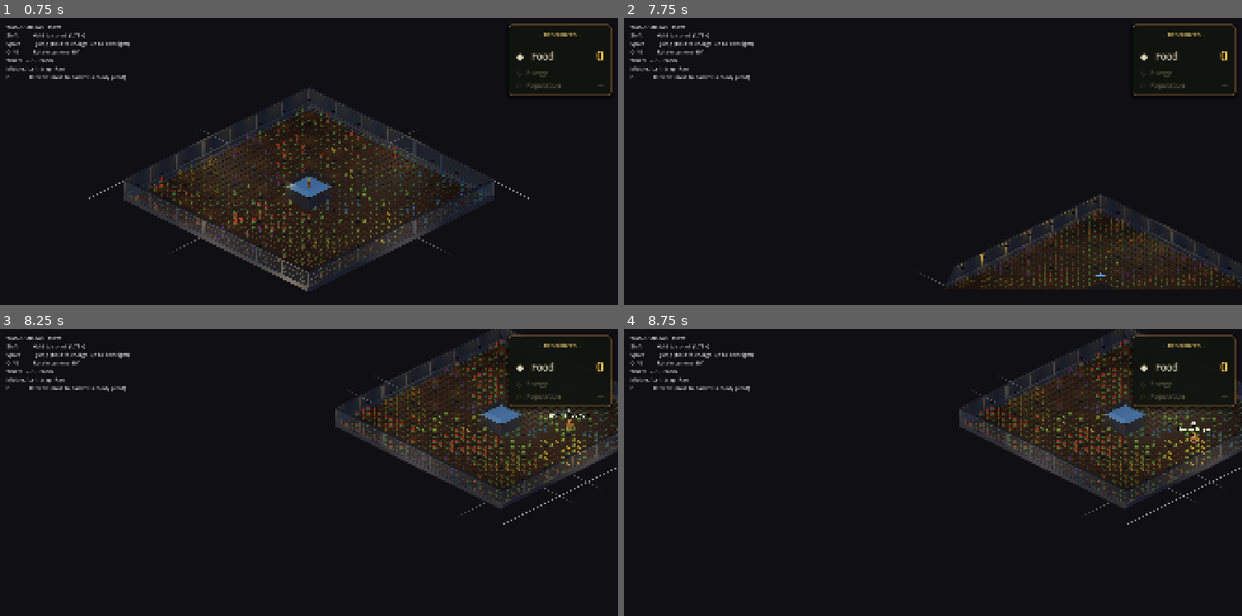
Above: before the commit, frames 1-4 (two rows, left to right).
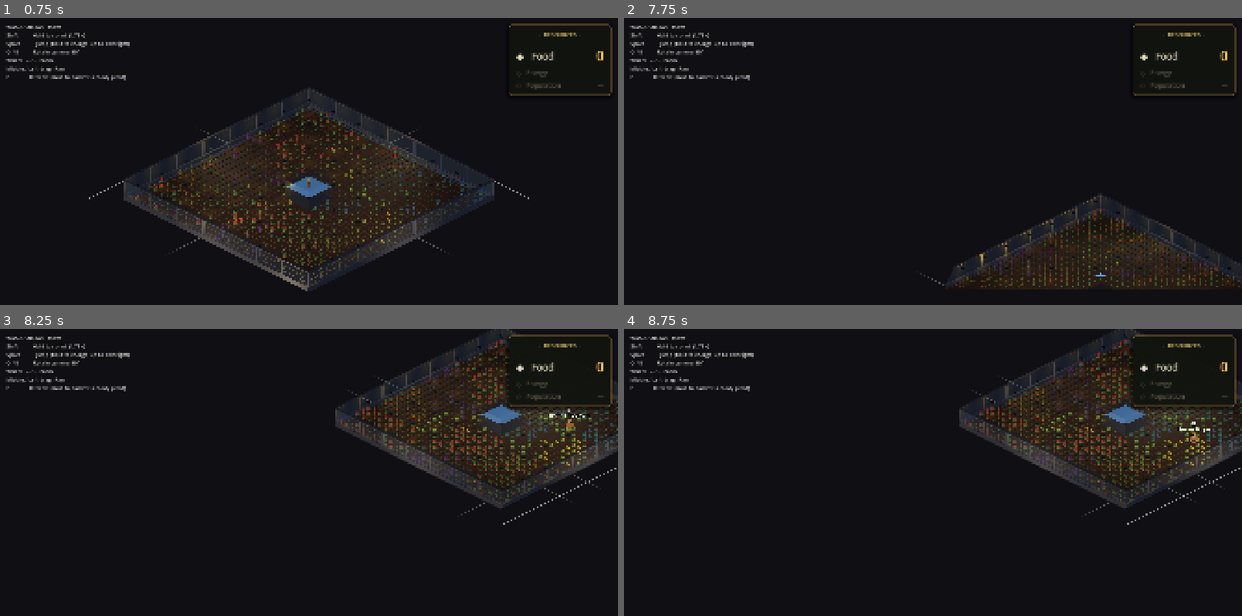
Above: after the commit, the same moments.

Repository: jaredclarkgay/space-tower-iso
Game: Godot game, scene res://scenes/iso_prototype/iso_prototype.tscn
The game is run twice, just before and just after one commit, with the same random seed, the same clock (stepped at 60 frames per second) and the same inputs.
Inputs (mouse positions are in pixels of both pictures, inside the frame that each line leads up to):
- Up to frame 1 (0.75 s): tap Enter at 0.5 s; move the mouse to (444, 172) at 0.52 s; hold D (move_right) from 0.53 s (still down); hold Middle mouse button (camera_pan) from 0.53 s (still down); click (444, 172) at 0.67 s
- Up to frame 2 (7.75 s): tap Space (jump) at 0.77, 1.25, 2.75, 3.77, 4.25, 6.77 s; release D (move_right) at 1.25 s; release Middle mouse button (camera_pan) at 1.25 s; drag from (809, 210) to (902, 261) at 1.27 s; tap Enter at 2, 3.5 s; move the mouse to (994, 115) at 2.02 s; hold D (move_right) 2.03-2.75 s; hold R (camera_rotate_right) 2.03-2.75 s; drag from (902, 261) to (747, 138) at 2.77 s; move the mouse to (1118, 244) at 3.52 s; hold A (move_left) 3.53-4.25 s; hold Mouse wheel down (camera_zoom_out) 3.53-4.25 s; tap Escape at 4.15 s; drag from (747, 138) to (840, 104) at 4.27 s; move the mouse to (963, 190) at 5.02 s; hold S (move_down) 5.03-5.75 s; hold Shift (sprint) 5.03-5.75 s; click (963, 190) at 5.17 s; drag from (840, 104) to (809, 210) at 5.77 s; move the mouse to (1068, 172) at 6.52 s; hold W (move_up) 6.53-7.25 s; tap 9 at 6.6 s; drag from (809, 210) to (902, 261) at 7.27 s
- Up to frame 3 (8.25 s): move the mouse to (370, 426) at 8.02 s; hold S (move_down) from 8.03 s (still down); hold Q (camera_rotate_left) from 8.03 s (still down)
- Up to frame 4 (8.75 s): keep holding S (move_down); keep holding Q (camera_rotate_left)

Frame 1 is identical in both runs. In frame 2, less than 0.1% of the frame differs, in the area x 57-95%, y 79-91%; in frame 3, 0.1%; in frame 4, 0.2%, in the area x 66-100%, y 13-52%.

Commit message:
feat(iso): camera close-up on Cody chat + Eggplant 60 s regrow cycle
Two operator iterations.

1. Dialogue close-up. When the player opens a Cody chat, the camera
   tweens in to focus on the midpoint between player and Cody at a
   tight ortho size; tweens back out when the chat closes.

   Plumbing:
   - GameState gains dialogue_open := false. iso_robot.open_dialogue
     sets it true; close_dialogue clears it.
   - iso_camera now @export iso_player_path + iso_robot_path. Each
     frame it watches _gs.dialogue_open for transitions and fires
     _enter_dialogue_focus / _exit_dialogue_focus.
   - _enter_dialogue_focus saves the current pivot global_position +
     orthographic size, computes the (player + robot) midpoint at
     y=1.0, and runs a parallel TRANS_QUAD/EASE_OUT tween over
     CAMERA_DIALOGUE_FOCUS_DURATION (0.6 s) to that target with
     ortho size CAMERA_DIALOGUE_FOCUS_SIZE (7).
   - _exit_dialogue_focus tweens back to the saved pose with the same
     curve and duration.
   - _unhandled_input early-returns when dialogue_open is true so the
     player can't pan/rotate/zoom mid-tween.
   - .tscn wires the two new NodePaths on Camera3D.

2. Eggplant regrow cycle = ~60 s. Operator: "the V end of the spectrum
   plants take like a full minute to regrow." Tuned the violet-end
   grow_multipliers down so the gradient still climbs but the slowest
   crop hits the requested minute:
       Cucumber:    1.4 → 1.1   (44 s cycle)
       Blueberries: 2.0 → 1.3   (52 s cycle)
       Eggplant:    3.0 → 1.5   (60 s cycle)
   Multiplier scales both POST_HARVEST_DURATION and GROWTH_STAGE_DURATION
   so the proportions stay clean: Eggplant has 15 s of fresh dirt
   then 5×9 s of growing.

Verified: `godot --headless --quit-after 90` exits 0, no errors.

Co-Authored-By: Claude Opus 4.7 (1M context) <noreply@anthropic.com>

Diff:
--- a/autoloads/constants.gd
+++ b/autoloads/constants.gd
@@ -53,6 +53,11 @@
 const CAMERA_ORTHO_SIZE_MAX := 50.0
 const CAMERA_ZOOM_FACTOR := 0.9         # mouse wheel multiplier per tick
 
+# Dialogue close-up: when the Cody chat panel opens, the camera tweens to
+# look at the midpoint between player and Cody at this tight ortho size.
+const CAMERA_DIALOGUE_FOCUS_SIZE := 7.0
+const CAMERA_DIALOGUE_FOCUS_DURATION := 0.6   # seconds for tween in/out
+
 # --- Player movement (3D) ---
 const PLAYER_MOVE_SPEED := 7.0          # m/s — brisk walk, feels athletic
 const PLAYER_SPRINT_MULTIPLIER := 1.75  # held Shift → run at 1.75× walk speed
@@ -118,7 +123,7 @@
 		"fruit_color": Color(0.65, 0.85, 0.25),
 		"foliage_color": Color(0.40, 0.55, 0.30),
 		"value": 3,
-		"grow_multiplier": 1.4,
+		"grow_multiplier": 1.1,
 		"seed_count": 3,
 	},
 	{
@@ -126,7 +131,7 @@
 		"fruit_color": Color(0.30, 0.45, 0.85),
 		"foliage_color": Color(0.30, 0.50, 0.40),
 		"value": 5,
-		"grow_multiplier": 2.0,
+		"grow_multiplier": 1.3,
 		"seed_count": 3,
 	},
 	{
@@ -134,7 +139,7 @@
 		"fruit_color": Color(0.60, 0.20, 0.75),
 		"foliage_color": Color(0.32, 0.40, 0.32),
 		"value": 15,
-		"grow_multiplier": 3.0,
+		"grow_multiplier": 1.5,    # 1.5× → 60 s full cycle, "a full minute to regrow"
 		"seed_count": 2,
 	},
 ]
--- a/autoloads/game_state.gd
+++ b/autoloads/game_state.gd
@@ -35,6 +35,11 @@
 # both freeze input/movement when this is set.
 var schematic_open := false
 
+# True while the player is mid-conversation with Cody. iso_camera tweens
+# in to a close-up on the player+Cody midpoint while this is set, and
+# tweens back out when it clears.
+var dialogue_open := false
+
 # Customisable Cody appearance — set from the Schematics modal, applied
 # both to the live robot and to the modal's 3D preview.
 var cody_body_color: Color = Color(0.25, 0.68, 0.80)
--- a/scenes/iso_prototype/iso_camera.gd
+++ b/scenes/iso_prototype/iso_camera.gd
@@ -19,9 +19,21 @@
 @onready var _gs: Node = get_node("/root/GameState")
 
 @export var pivot_path: NodePath
+@export var iso_player_path: NodePath
+@export var iso_robot_path: NodePath
 var _pivot: Node3D
+var _iso_player: Node3D
+var _iso_robot: Node3D
 var _rotating := false
 var _panning := false
+
+# Dialogue close-up state. Camera saves its current pivot+size when the
+# player opens a Cody chat, tweens in to the player↔Cody midpoint, then
+# tweens back out when the dialogue closes.
+var _was_dialogue_open := false
+var _saved_pivot_pos: Vector3
+var _saved_size: float
+var _focus_tween: Tween
 
 
 func _ready() -> void:
@@ -42,10 +54,24 @@
 	if pivot_path:
 		_pivot = get_node(pivot_path)
 		_pivot.rotation_degrees.y = _c.CAMERA_YAW_DEG_INITIAL
+	if iso_player_path:
+		_iso_player = get_node(iso_player_path)
+	if iso_robot_path:
+		_iso_robot = get_node(iso_robot_path)
 	_sync_to_state()
 
 
 func _process(_delta: float) -> void:
+	# Detect dialogue open/close transitions and trigger the close-up
+	# tween in or out.
+	var dialogue_open: bool = bool(_gs.get("dialogue_open"))
+	if dialogue_open != _was_dialogue_open:
+		_was_dialogue_open = dialogue_open
+		if dialogue_open:
+			_enter_dialogue_focus()
+		else:
+			_exit_dialogue_focus()
+
 	# Mirror our state into GameState every frame as the single source of truth.
 	if _pivot:
 		_gs.camera.target = _pivot.global_position
@@ -54,6 +80,10 @@
 
 
 func _unhandled_input(event: InputEvent) -> void:
+	# Disable camera input while dialogue is open — let the focus tween
+	# do its thing without the player accidentally panning/rotating mid-chat.
+	if bool(_gs.get("dialogue_open")):
+		return
 	if event.is_action_pressed(&"camera_rotate_left"):
 		_rotate_pivot_by(-90.0)
 	elif event.is_action_pressed(&"camera_rotate_right"):
@@ -120,3 +150,42 @@
 	_gs.camera.target = _pivot.global_position if _pivot else Vector3.ZERO
 	_gs.camera.ortho_size = size
 	_gs.camera.angle_step = 0
+
+
+# --- Dialogue close-up ---------------------------------------------------
+
+func _enter_dialogue_focus() -> void:
+	if _pivot == null:
+		return
+	# Save the pre-dialogue pose so we can restore it when chat closes.
+	_saved_pivot_pos = _pivot.global_position
+	_saved_size = size
+
+	# Look at the midpoint between player and Cody at chest height. If
+	# either is missing, fall back to the saved pivot position.
+	var target: Vector3 = _saved_pivot_pos
+	if _iso_player and _iso_robot and _iso_robot.visible:
+		var p1: Vector3 = _iso_player.global_position
+		var p2: Vector3 = _iso_robot.global_position
+		target = (p1 + p2) * 0.5
+		target.y = 1.0
+
+	if _focus_tween:
+		_focus_tween.kill()
+	_focus_tween = create_tween().set_parallel(true)
+	_focus_tween.set_trans(Tween.TRANS_QUAD)
+	_focus_tween.set_ease(Tween.EASE_OUT)
+	_focus_tween.tween_property(_pivot, "global_position", target, _c.CAMERA_DIALOGUE_FOCUS_DURATION)
+	_focus_tween.tween_property(self, "size", _c.CAMERA_DIALOGUE_FOCUS_SIZE, _c.CAMERA_DIALOGUE_FOCUS_DURATION)
+
+
+func _exit_dialogue_focus() -> void:
+	if _pivot == null:
+		return
+	if _focus_tween:
+		_focus_tween.kill()
+	_focus_tween = create_tween().set_parallel(true)
+	_focus_tween.set_trans(Tween.TRANS_QUAD)
+	_focus_tween.set_ease(Tween.EASE_OUT)
+	_focus_tween.tween_property(_pivot, "global_position", _saved_pivot_pos, _c.CAMERA_DIALOGUE_FOCUS_DURATION)
+	_focus_tween.tween_property(self, "size", _saved_size, _c.CAMERA_DIALOGUE_FOCUS_DURATION)
--- a/scenes/iso_prototype/iso_prototype.tscn
+++ b/scenes/iso_prototype/iso_prototype.tscn
@@ -68,6 +68,8 @@
 transform = Transform3D(1, 0, 0, 0, 1, 0, 0, 0, 1, 0, 10, 17.32)
 script = ExtResource("3_camera")
 pivot_path = NodePath("..")
+iso_player_path = NodePath("../../World/IsoPlayer")
+iso_robot_path = NodePath("../../World/IsoRobot")
 
 [node name="HUD" type="CanvasLayer" parent="."]
 
--- a/scenes/iso_prototype/iso_robot.gd
+++ b/scenes/iso_prototype/iso_robot.gd
@@ -719,11 +719,13 @@
 		_build_dialogue_panel()
 	_show_dialogue_node("root")
 	_dialogue_panel.visible = true
+	_gs.dialogue_open = true   # iso_camera watches this to focus on the chat
 
 
 func close_dialogue() -> void:
 	if _dialogue_panel:
 		_dialogue_panel.visible = false
+	_gs.dialogue_open = false
 
 
 # Number-key shortcuts (1..9) to pick a choice; ESC to leave. Only fires
